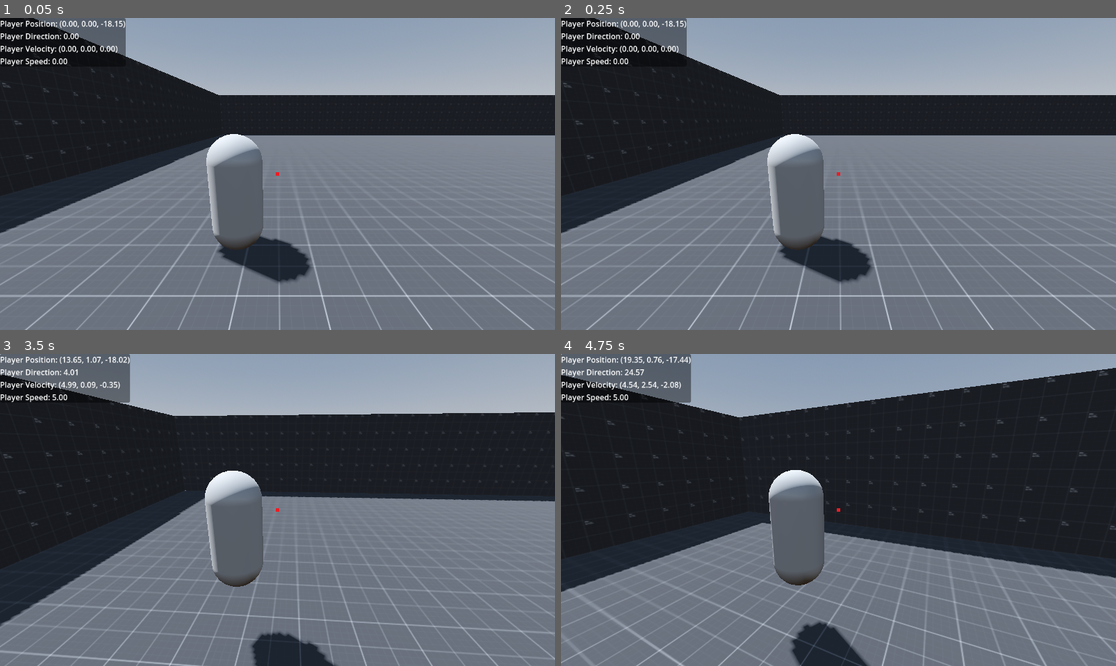
Above: before the commit, frames 1-4 (two rows, left to right).
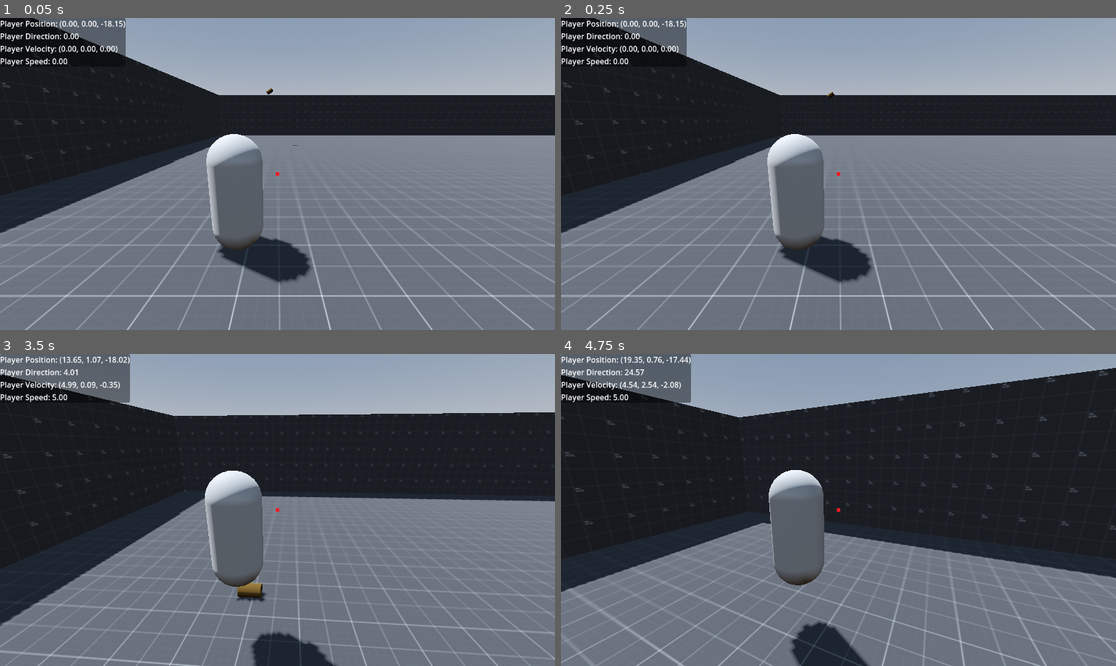
Above: after the commit, the same moments.

Repository: Zokerus/Tamera-Prototype
Game: Godot game, scene res://main.tscn
Two runs of this game, one before a commit and one after it. Both use one fixed random seed, a clock stepped at 60 frames per second and the inputs below.
Inputs (mouse positions are in pixels of both pictures, inside the frame that each line leads up to):
- Up to frame 1 (0.05 s): no input
- Up to frame 2 (0.25 s): no input
- Up to frame 3 (3.5 s): tap Enter (ui_accept) at 0.5, 0.77, 1.52, 3.02 s; move the mouse to (305, 510) at 0.52 s; hold W (Forward) from 0.53 s (still down); move the mouse to (249, 510) at 1.27 s; move the mouse to (288, 503) at 2.02 s; move the mouse to (271, 516) at 2.77 s
- Up to frame 4 (4.75 s): keep holding W (Forward); move the mouse to (877, 513) at 3.52 s; tap Enter (ui_accept) at 3.77, 4.52 s; move the mouse to (794, 506) at 4.27 s

The runs differ from the first frame. In frame 1, less than 0.1% of the frame differs, in the area x 47-54%, y 22-41%; in frame 2, less than 0.1%; in frame 3, 0.2%, in the area x 42-48%, y 73-80%; in frame 4, nothing differs.

Commit message:
detect interactable with shapecast, still buggy

Diff:
--- a/Character/Camera/camera_controller.gd
+++ b/Character/Camera/camera_controller.gd
@@ -1,8 +1,9 @@
 extends Node3D
 class_name CameraController
 
-@onready var spring_arm_3d: SpringArm3D = $vPivot/SpringArm3D
 @onready var v_pivot: Node3D = $vPivot
+@onready var shape_cast_3d: ShapeCast3D = $vPivot/SpringArm3D/Node3D/Camera3D/ShapeCast3D
+
 
 @export var h_Sensetivity: float = 0.005
 @export var v_Sensetivity: float = 0.005
@@ -18,3 +19,18 @@
 		self.rotate_y(-event.relative.x * h_Sensetivity) #turn horizontally around the player
 		v_pivot.rotate_x(-event.relative.y * v_Sensetivity) #turn vertically around the player
 		v_pivot.rotation.x = clampf(v_pivot.rotation.x, -PI*0.25, PI*0.25)
+
+func _physics_process(delta: float) -> void:
+	var object: Interactable = Get_Interactable()
+	if object:
+		print(object.name)
+
+func Get_Interactable()-> Interactable:
+	for i in shape_cast_3d.get_collision_count():
+		if i > 0 and shape_cast_3d.get_collider(i) is PlayerCharacter:
+			# ShapeCast3D detect the player itself
+			return null
+		if shape_cast_3d.get_collider(i).get_node_or_null("InteractComponent") is Interactable:
+			return shape_cast_3d.get_collider(i).get_node_or_null("InteractComponent")
+
+	return null
--- a/Character/Camera/camera_controller.tscn
+++ b/Character/Camera/camera_controller.tscn
@@ -22,4 +22,5 @@
 [node name="ShapeCast3D" type="ShapeCast3D" parent="vPivot/SpringArm3D/Node3D/Camera3D"]
 shape = SubResource("SphereShape3D_fuso3")
 target_position = Vector3(0, 0, -5)
-collision_mask = 512
+max_results = 2
+collision_mask = 513
--- a/Systems/ItemSystem/Interactable/wood.tscn
+++ b/Systems/ItemSystem/Interactable/wood.tscn
@@ -1,6 +1,7 @@
-[gd_scene load_steps=7 format=4 uid="uid://bywvpcpe7l3kp"]
+[gd_scene load_steps=8 format=4 uid="uid://bywvpcpe7l3kp"]
 
 [ext_resource type="Script" path="res://Systems/ItemSystem/Interactable/wood.gd" id="1_7ptgt"]
+[ext_resource type="PackedScene" uid="uid://3kn4733etmql" path="res://Components/InteractComponent/interact_component.tscn" id="2_likog"]
 
 [sub_resource type="StandardMaterial3D" id="StandardMaterial3D_10flj"]
 albedo_color = Color(0.310789, 0.22494, 0.0587592, 1)
@@ -48,3 +49,5 @@
 
 [node name="CollisionShape3D" type="CollisionShape3D" parent="."]
 shape = SubResource("CylinderShape3D_v2kio")
+
+[node name="InteractComponent" parent="." instance=ExtResource("2_likog")]
--- a/main.tscn
+++ b/main.tscn
@@ -1,8 +1,9 @@
-[gd_scene load_steps=4 format=3 uid="uid://dhm0d6eaxflxu"]
+[gd_scene load_steps=5 format=3 uid="uid://dhm0d6eaxflxu"]
 
 [ext_resource type="Script" path="res://main.gd" id="1_3jp1m"]
 [ext_resource type="PackedScene" uid="uid://cosl2a43d1r4l" path="res://World/Test/test_world.tscn" id="1_41u7l"]
 [ext_resource type="PackedScene" uid="uid://b7v4pyujkkf77" path="res://Character/PlayerController/player_controller.tscn" id="3_ys4vi"]
+[ext_resource type="PackedScene" uid="uid://bywvpcpe7l3kp" path="res://Systems/ItemSystem/Interactable/wood.tscn" id="4_2n442"]
 
 [node name="Main" type="Node"]
 script = ExtResource("1_3jp1m")
@@ -11,3 +12,6 @@
 
 [node name="PlayerController" parent="." instance=ExtResource("3_ys4vi")]
 transform = Transform3D(-4.37114e-08, 0, -1, 0, 1, 0, 1, 0, -4.37114e-08, 0, 0, -18.1455)
+
+[node name="Wood" parent="." instance=ExtResource("4_2n442")]
+transform = Transform3D(-4.37114e-08, 0, -1, -0.82709, 0.562069, 3.61533e-08, 0.562069, 0.82709, -2.45688e-08, 14.5702, 4.19314, -18.1455)
